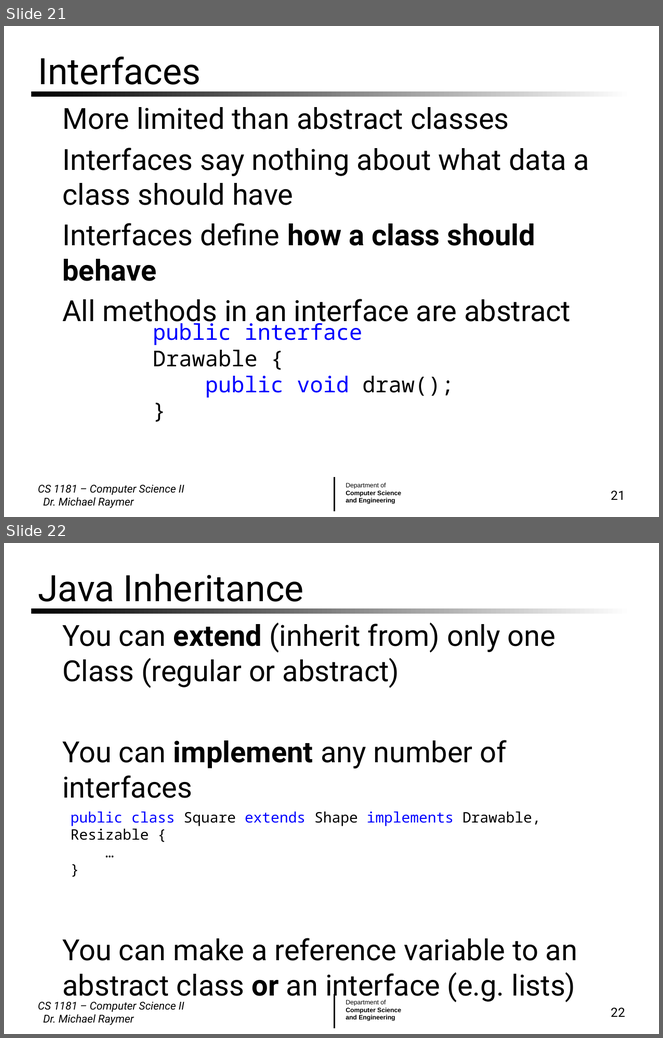
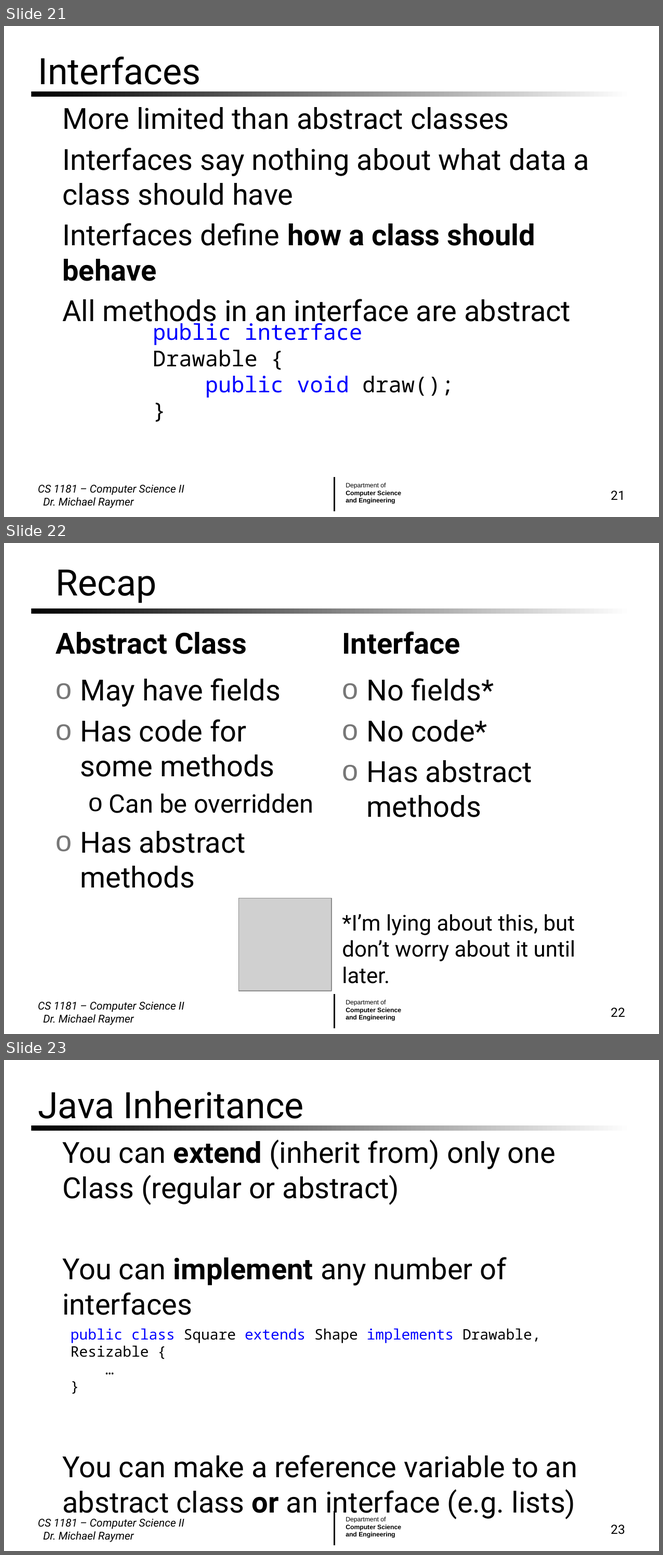
Before and after one commit to mraymer/CS1181_FA24, a slide deck: Lecture Slides/02 Java OOP.pptx. Shown one above the other, each under a label of ours: slides 21 and 22 before the commit, slides 21, 22 and 23 after it. The pictures are 663x1038 and 663x1555 pixels, drawn with LibreOffice and Linux fonts; fonts in the diff are those of the drawing; grey boxes stand for pictures; background and template pictures are left out. Boxes give left, top, right and bottom in pixels: in the first picture for what was removed or moved away, otherwise in the second. Text is boxed around its words. In the diff, an @@ line names an element or a change of style, - is before the commit and + after.

Commit message:
Lecture 9-13-24

```diff
--- a/Lecture Slides/02 Java OOP.pptx
+++ b/Lecture Slides/02 Java OOP.pptx
@@ slide 22 added at bbox=[4, 543, 659, 1034], background #FFFFFF; not listed: 3 template elements that a slide beside it also shows @@
@@ title added at bbox=[55, 570, 156, 603], 40 pt, text #000000 @@
+Recap
@@ text added at bbox=[55, 632, 247, 654], 32 pt, text #000000, bold @@
+Abstract Class
@@ text added at bbox=[342, 631, 460, 654], 32 pt, text #000000, bold @@
+Interface
@@ text added at bbox=[80, 678, 313, 888], 32 pt, text #000000 @@
+o May have fields
+o Has code for some methods
+  o Can be overridden
+o Has abstract methods
@@ text added at bbox=[342, 678, 575, 984], 24 pt, text #000000 @@
+o No fields*
+o No code*
+o Has abstract methods
+*I’m lying about this, but don’t worry about it until later.
@@ picture added at bbox=[239, 899, 332, 992] @@
@@ text added at bbox=[38, 1002, 184, 1026], 12 pt, text #000000, italic @@
+CS 1181 – Computer Science II Dr. Michael Raymer
@@ page number added at bbox=[611, 1008, 625, 1017], 14 pt, text #000000 @@
+22
@@ what was slide 22 is now slide 23 @@
@@ page number at bbox=[611, 1525, 625, 1535]: text changed @@
-22
+23
```
Also in this commit, not shown: 2 slides changed, 1 other slide added, 3 other files.
